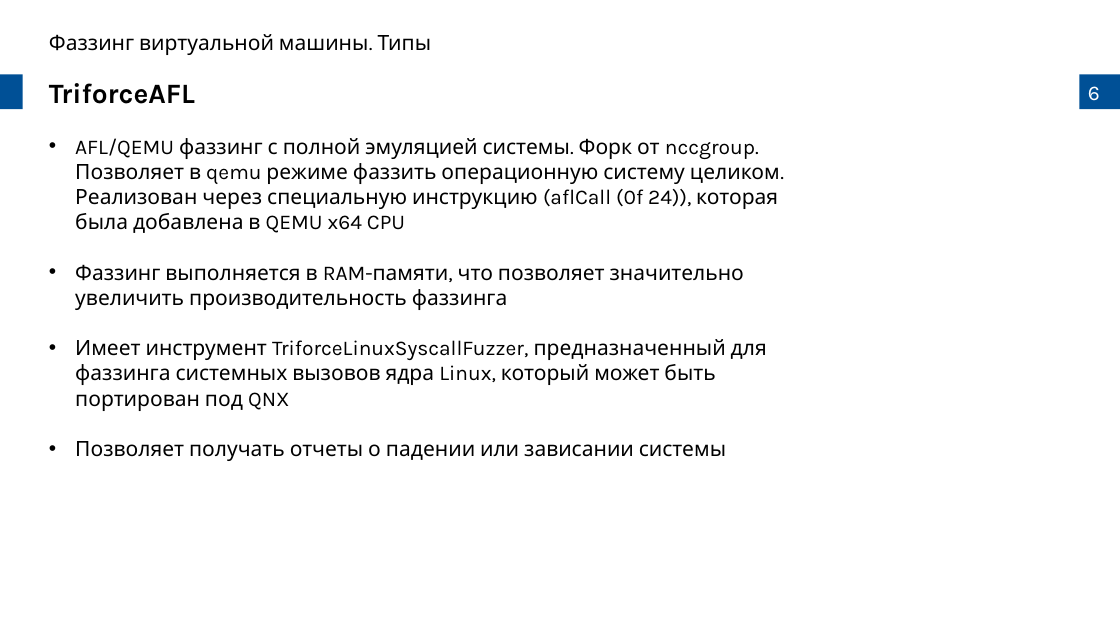
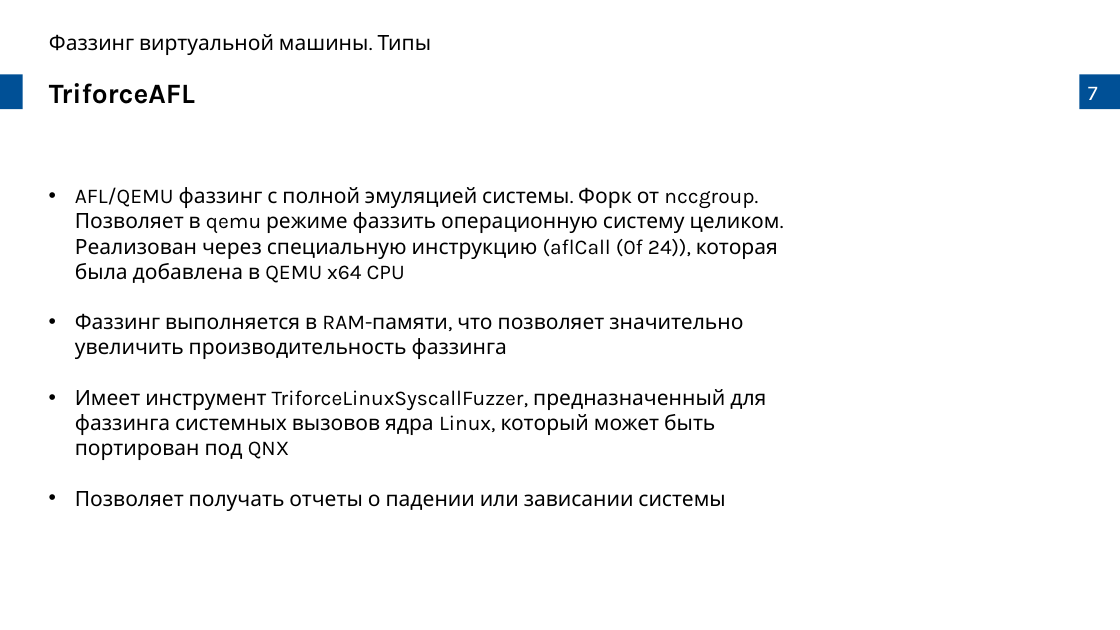
Before and after one commit to prostoAlexandr/BeeTech_2024, a slide deck: slide 7 of Belikov_Virtual_machine_fuzzing_types_and_approaches.pptx (slide 6 before the commit). Drawn at 1120x630 pixels with LibreOffice and Linux fonts; fonts in the diff are those of the drawing; background and template pictures are left out. Boxes give left, top, right and bottom in pixels: in the first picture for what was removed or moved away, otherwise in the second. Text is boxed around its words. In the diff, an @@ line names an element or a change of style, - is before the commit and + after.

```diff
--- a/Belikov_Virtual_machine_fuzzing_types_and_approaches.pptx
+++ b/Belikov_Virtual_machine_fuzzing_types_and_approaches.pptx
@@ page number at (1088,86,1098,100): text changed @@
-6
+7
@@ text "AFL/QEMU фаззинг с полной эмуляцией ...": place and size @@
-text "AFL/QEMU фаззинг с полной эмуляцией ..." at (75,138,780,461)
+text "AFL/QEMU фаззинг с полной эмуляцией ..." at (75,187,780,511)
```
Also in this commit, not shown: 10 other slides changed, 7 slides added, 2 slides removed, 1 other file.
